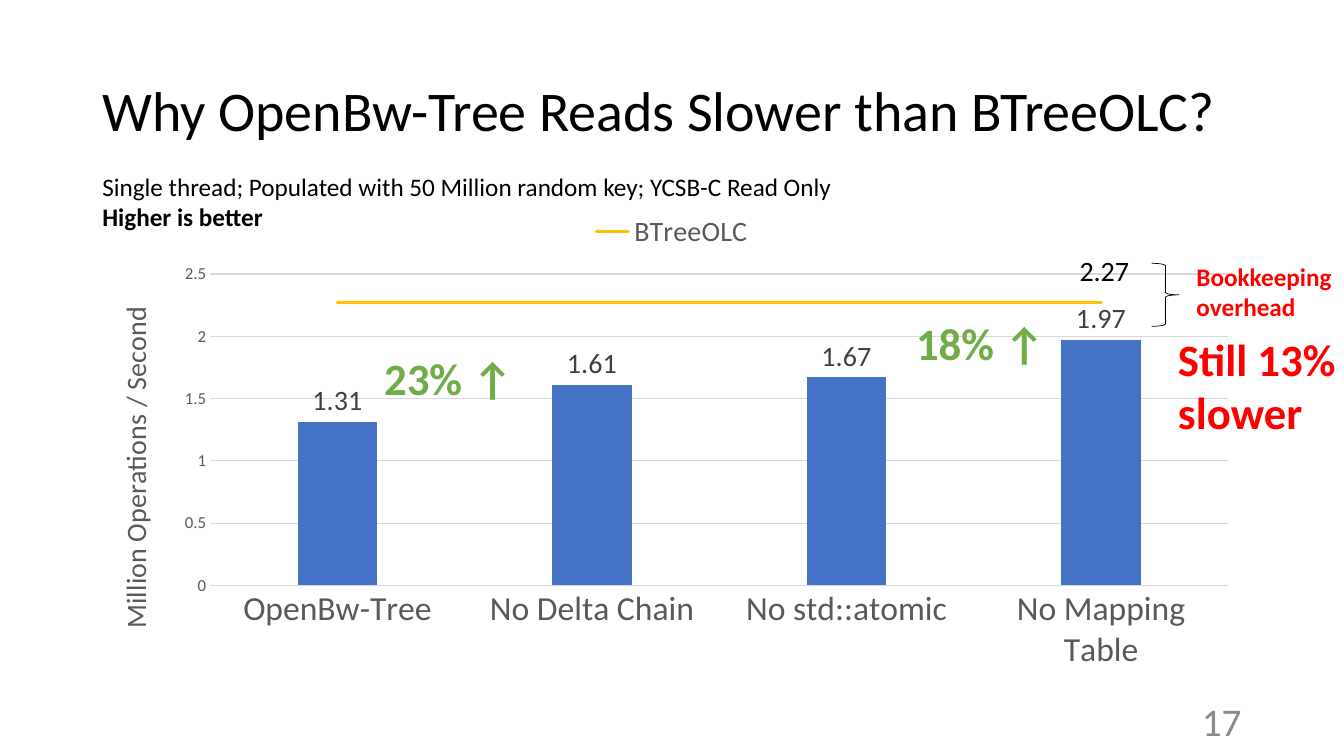
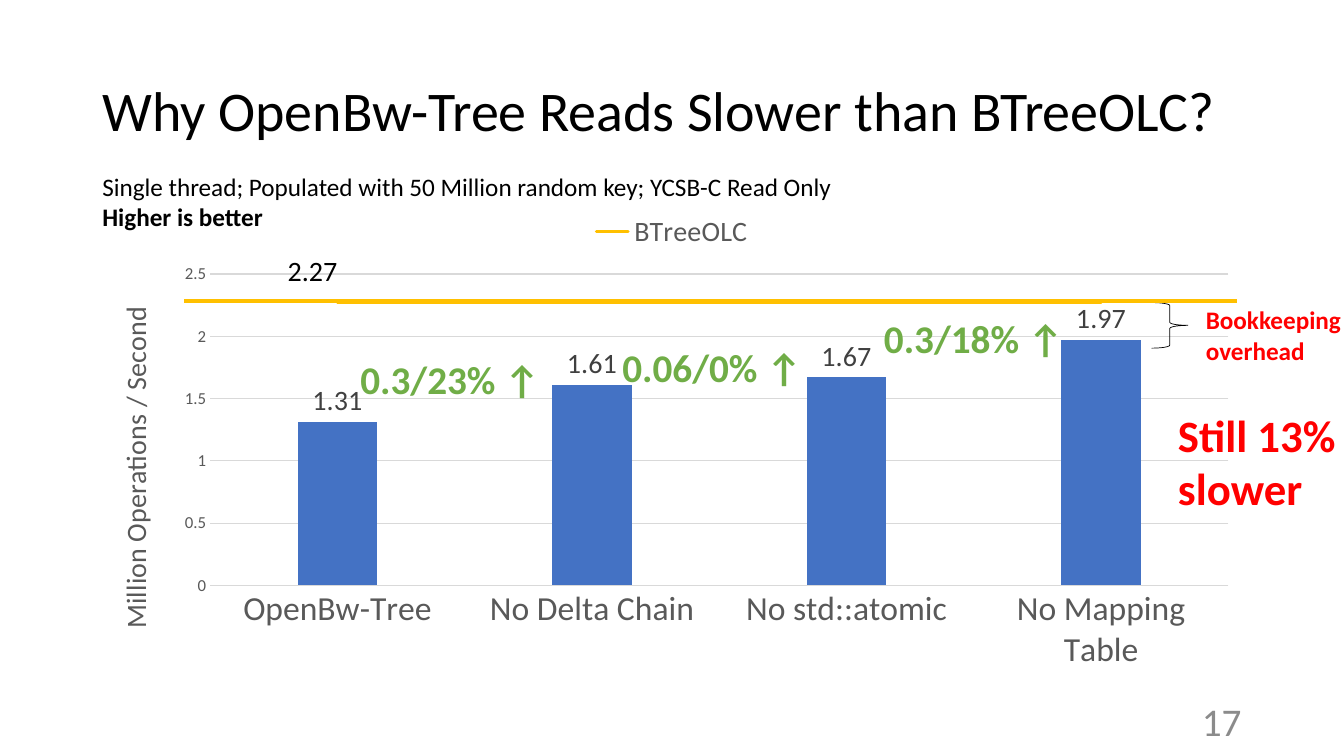
Before and after one commit to wangziqi2013/BwTree, a slide deck: slide 17 of SIGMOD 2018.pptx. Drawn at 1344x756 pixels with LibreOffice and Linux fonts; fonts in the diff are those of the drawing. Boxes give left, top, right and bottom in pixels: in the first picture for what was removed or moved away, otherwise in the second. Text is boxed around its words. In the diff, an @@ line names an element or a change of style, - is before the commit and + after.

```diff
--- a/SIGMOD 2018.pptx
+++ b/SIGMOD 2018.pptx
@@ text "2.27": place and size @@
-text "2.27" at <box>1080,263,1130,281</box>
+text "2.27" at <box>288,263,338,281</box>
@@ text "Bookkeeping": place and size @@
-text "Bookkeeping" at <box>1196,268,1331,317</box>
+text "Bookkeeping" at <box>1206,311,1341,361</box>
@@ line added from (185, 300) to (1238, 300), #FFC000 2.75 pt @@
@@ text at <box>884,325,1019,355</box>: text changed; size 32 to 28 pt @@
-18% ↑
+0.3/18% ↑
@@ right brace: place and size @@
-right brace at <box>1152,263,1180,326</box>
+right brace at <box>1151,302,1188,348</box>
@@ text added at <box>622,354,757,392</box>, 28 pt, text #70AD47, bold @@
+0.06/0% ↑
@@ text at <box>360,366,495,396</box>: text changed; size 32 to 28 pt @@
-23% ↑
+0.3/23% ↑
@@ text "Still 13%": place and size @@
-text "Still 13%" at <box>1178,344,1335,430</box>
+text "Still 13%" at <box>1178,420,1335,506</box>
```
Also in this commit, not shown: 13 other slides changed.
